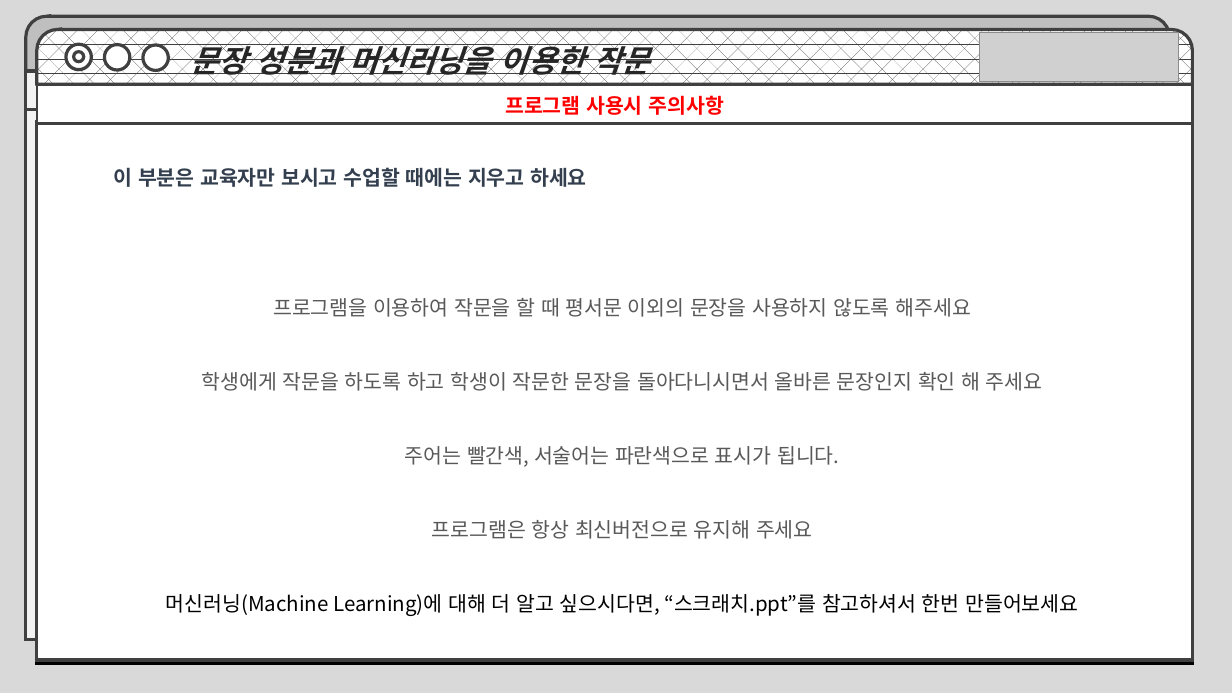
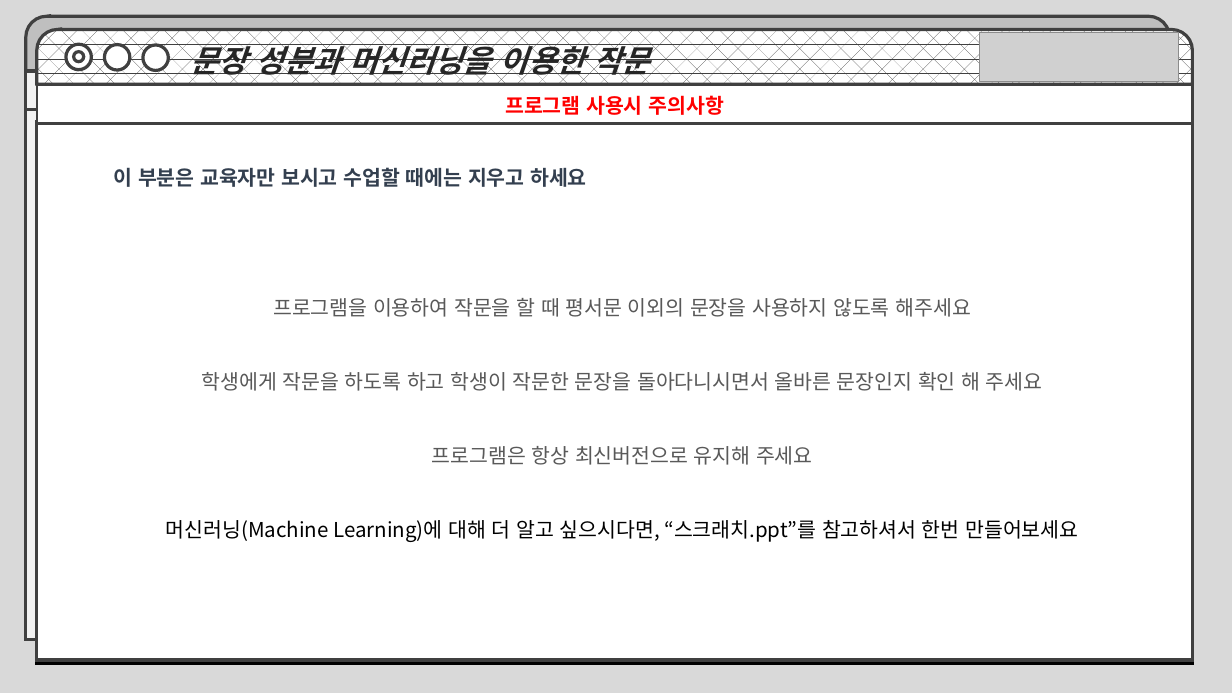
Before and after one commit to MachineLearningPython/E.Korean-Subject-and-Predicate, a slide deck: slide 24 of 문장의 성분과 머신러닝을 통한 작문.pptx. Drawn at 1232x693 pixels with LibreOffice and Linux fonts; fonts in the diff are those of the drawing; grey boxes stand for pictures. Boxes give left, top, right and bottom in pixels: in the first picture for what was removed or moved away, otherwise in the second. Text is boxed around its words. In the diff, an @@ line names an element or a change of style, - is before the commit and + after.

```diff
--- a/문장의 성분과 머신러닝을 통한 작문.pptx
+++ b/문장의 성분과 머신러닝을 통한 작문.pptx
@@ text at (x1=405, y1=446, x2=839, y2=467): paragraph removed @@
-주어는 빨간색, 서술어는 파란색으로 표시가 됩니다.
```
Also in this commit, not shown: 4 other slides changed.
